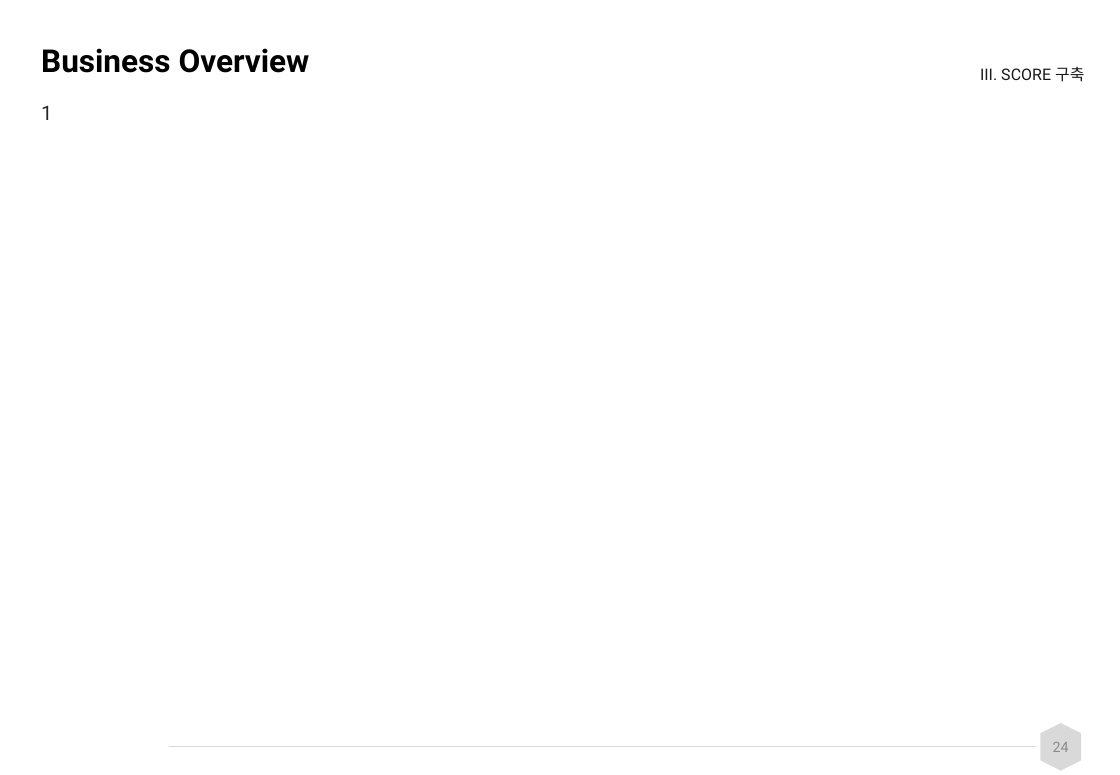
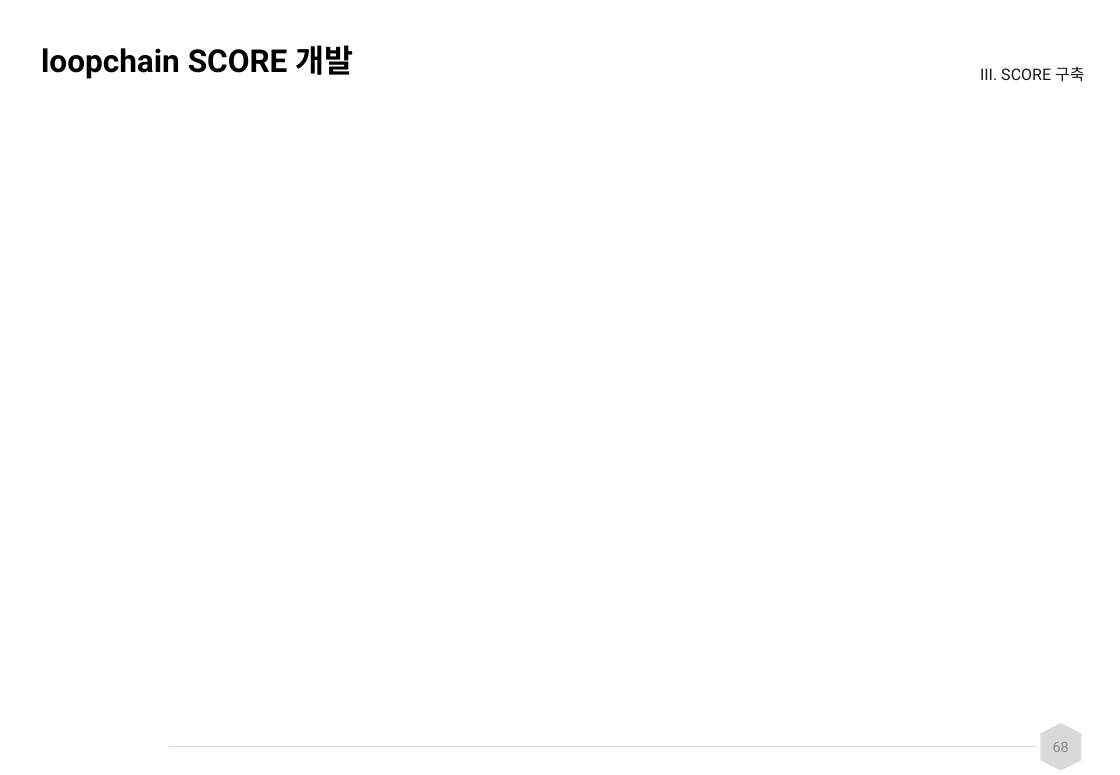
Before and after one commit to spritofwind/loopchain-docs, a slide deck: slide 68 of loopchain_교육_20180322_v0.1.pptx (slide 24 before the commit). Drawn at 1120x775 pixels with LibreOffice and Linux fonts; fonts in the diff are those of the drawing; background and template pictures are left out. Boxes give left, top, right and bottom in pixels: in the first picture for what was removed or moved away, otherwise in the second. Text is boxed around its words. In the diff, an @@ line names an element or a change of style, - is before the commit and + after.

```diff
--- a/loopchain_교육_20180322_v0.1.pptx
+++ b/loopchain_교육_20180322_v0.1.pptx
@@ title at (41,45,353,79): text changed @@
-Business Overview
+loopchain SCORE 개발
@@ text removed at (41,105,52,120) @@
-1
@@ page number at (1053,742,1069,752): text changed @@
-24
+68
```
Also in this commit, not shown: 11 other slides changed, 56 slides added, 7 other files.
